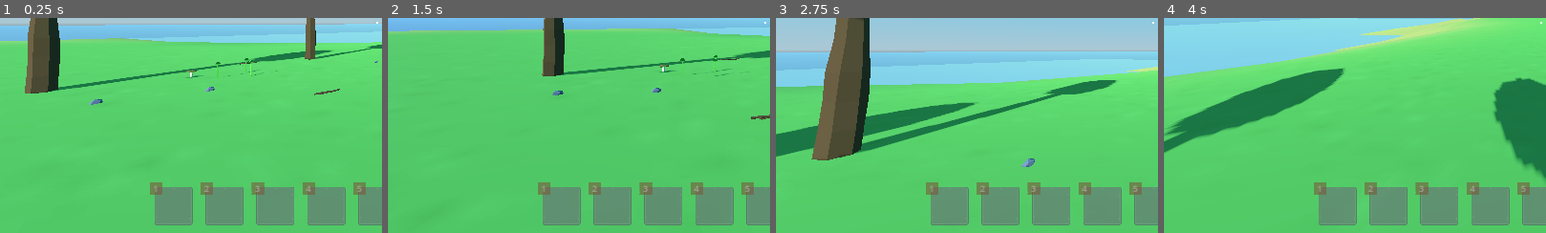
Above: before the commit, frames 1-4 (left to right).
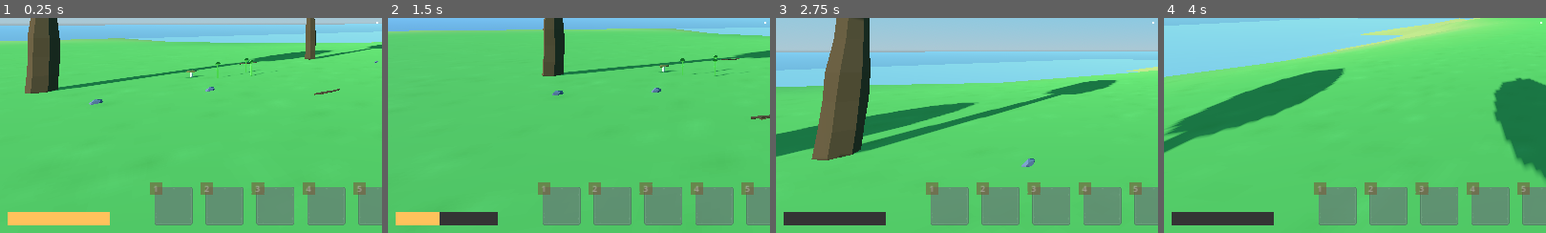
Above: after the commit, the same moments.

Repository: afarber/SurvivalGame
Game: Godot game, scene res://game/main_game.tscn
Two runs of this game, one before a commit and one after it. Both use one fixed random seed, a clock stepped at 60 frames per second and the inputs below.
Inputs (mouse positions are % of the whole screen's width and height, from its top left):
- Up to frame 1 (0.25 s): no input
- Up to frame 2 (1.5 s): tap Enter (ui_accept) at 0.5 s; move the mouse to (55, 50) at 0.52 s; hold W (move_forward) from 0.53 s (still down); tap E (interact) at 0.6 s; click (55, 50) at 0.67 s; tap Space (jump) at 0.77 s; move the mouse to (45, 50) at 1.27 s; tap 1 (item_hotkey) at 1.35 s
- Up to frame 3 (2.75 s): keep holding W (move_forward); tap Space (jump) at 1.52 s; move the mouse to (52, 48) at 2.02 s; hold Shift (sprint) from 2.03 s (still down)
- Up to frame 4 (4 s): keep holding W (move_forward); move the mouse to (49, 52) at 2.77 s; release Shift (sprint) at 2.78 s; click (49, 52) at 2.85 s; tap Space (jump) at 3.02, 3.77 s; move the mouse to (57, 51) at 3.52 s; tap E (interact) at 3.6 s
The pictures show only the part of the screen within x 1-51%, y 49-99%; the shares and areas given below are measured in that part.

The runs differ from the first frame. In frame 1, 1.7% of the frame differs, in the area x 2-29%, y 90-97%; in frame 2, 1.7%; in frame 3, 1.7%; in frame 4, 1.7%.
Error before the commit: Parse Error: Member "PLY_energy_updated" is not a function. (res://game/managers/player_stats_manager.gd:12)

Commit message:
Display energy bar

Diff:
--- a/actors/player/player.gd
+++ b/actors/player/player.gd
@@ -6,6 +6,7 @@
 @export var jump_velocity := 4.0
 @export var mouse_sensitivity := 0.005
 @export var gravity := 0.2
+@export var walking_energy_change_per_1m := -0.05
 
 # Get the gravity from the project settings to be synced with RigidBody nodes.
 #var gravity = ProjectSettings.get_setting("physics/3d/default_gravity")
@@ -31,8 +32,9 @@
 func _process(_delta: float) -> void:
 	interaction_ray_cast.check_interaction()
 
-func _physics_process(_delta: float) -> void:
+func _physics_process(delta: float) -> void:
 	move()
+	check_walking_energy_change(delta)
 	if Input.is_action_just_pressed("use_item"):
 		equippable_item_holder.try_to_use_item()
 
@@ -53,6 +55,14 @@
 	velocity.x = direction.x * speed
 	velocity.z = direction.z * speed
 	move_and_slide()
+
+func check_walking_energy_change(delta: float) -> void:
+	if velocity.x or velocity.z:
+		EventSystem.PLY_change_energy.emit(
+			delta *
+			walking_energy_change_per_1m *
+			Vector2(velocity.z, velocity.x).length()
+		)
 
 func _input(event: InputEvent) -> void:
 	if event is InputEventMouseMotion:
--- a/game/managers/player_stats_manager.gd
+++ b/game/managers/player_stats_manager.gd
@@ -9,4 +9,4 @@
 
 func change_energy(energy_change: float) -> void:
 	current_energy += energy_change
-	EventSystem.PLY_energy_updated(MAX_ENERGY, current_energy)
+	EventSystem.PLY_energy_updated.emit(MAX_ENERGY, current_energy)
--- a/items/equippables/equippable_axe.tscn
+++ b/items/equippables/equippable_axe.tscn
@@ -64,9 +64,12 @@
 tracks/2/interp = 1
 tracks/2/loop_wrap = true
 tracks/2/keys = {
-"times": PackedFloat32Array(0.2),
-"transitions": PackedFloat32Array(1),
+"times": PackedFloat32Array(0, 0.2),
+"transitions": PackedFloat32Array(1, 1),
 "values": [{
+"args": [],
+"method": &"change_energy"
+}, {
 "args": [],
 "method": &"check_hit"
 }]
--- a/items/equippables/equippable_weapon.gd
+++ b/items/equippables/equippable_weapon.gd
@@ -8,6 +8,9 @@
 func _ready() -> void:
 	hit_check_marker.position.z = -weapon_item_resource.range
 	super()
+
+func change_energy() -> void:
+	EventSystem.PLY_change_energy.emit(weapon_item_resource.energy_consumed_per_use)
 
 func check_hit() -> void:
 	var space_state := get_world_3d().direct_space_state
--- a/ui/hud/hud.tscn
+++ b/ui/hud/hud.tscn
@@ -1,8 +1,10 @@
-[gd_scene load_steps=4 format=3 uid="uid://ccnqpp7movpjs"]
+[gd_scene load_steps=6 format=3 uid="uid://ccnqpp7movpjs"]
 
 [ext_resource type="Texture2D" uid="uid://djfkixjmm1vve" path="res://textures/circle32.png" id="1_j14do"]
 [ext_resource type="PackedScene" uid="uid://44dh76xdsxpd" path="res://ui/custom_nodes/hotbar_slot.tscn" id="2_51vag"]
 [ext_resource type="Script" path="res://ui/hud/hotbar_ui.gd" id="2_ht4xi"]
+[ext_resource type="Script" path="res://ui/hud/player_stats_container.gd" id="4_1e41u"]
+[ext_resource type="Texture2D" uid="uid://cy3r2hnkrbihq" path="res://textures/square32.png" id="4_7e2mv"]
 
 [node name="HUD" type="Control"]
 layout_mode = 3
@@ -74,3 +76,20 @@
 
 [node name="HotbarSlot9" parent="MarginContainer/HotbarSlotContainer" instance=ExtResource("2_51vag")]
 layout_mode = 2
+
+[node name="PlayerStatsContainer" type="VBoxContainer" parent="MarginContainer"]
+layout_mode = 2
+size_flags_horizontal = 0
+size_flags_vertical = 8
+script = ExtResource("4_1e41u")
+
+[node name="EnergyBar" type="TextureProgressBar" parent="MarginContainer/PlayerStatsContainer"]
+custom_minimum_size = Vector2(256, 32)
+layout_mode = 2
+step = 0.1
+value = 100.0
+nine_patch_stretch = true
+texture_under = ExtResource("4_7e2mv")
+texture_progress = ExtResource("4_7e2mv")
+tint_under = Color(0.203922, 0.203922, 0.203922, 1)
+tint_progress = Color(1, 0.760784, 0.360784, 1)
--- /dev/null
+++ b/ui/hud/player_stats_container.gd
@@ -0,0 +1,11 @@
+extends VBoxContainer
+class_name PlayerStatsContainer
+
+@onready var energy_bar: TextureProgressBar = $EnergyBar
+
+func _enter_tree() -> void:
+	EventSystem.PLY_energy_updated.connect(energy_updated)
+
+func energy_updated(max_energy: float, current_energy: float) -> void:
+	energy_bar.max_value = max_energy
+	energy_bar.value = current_energy
